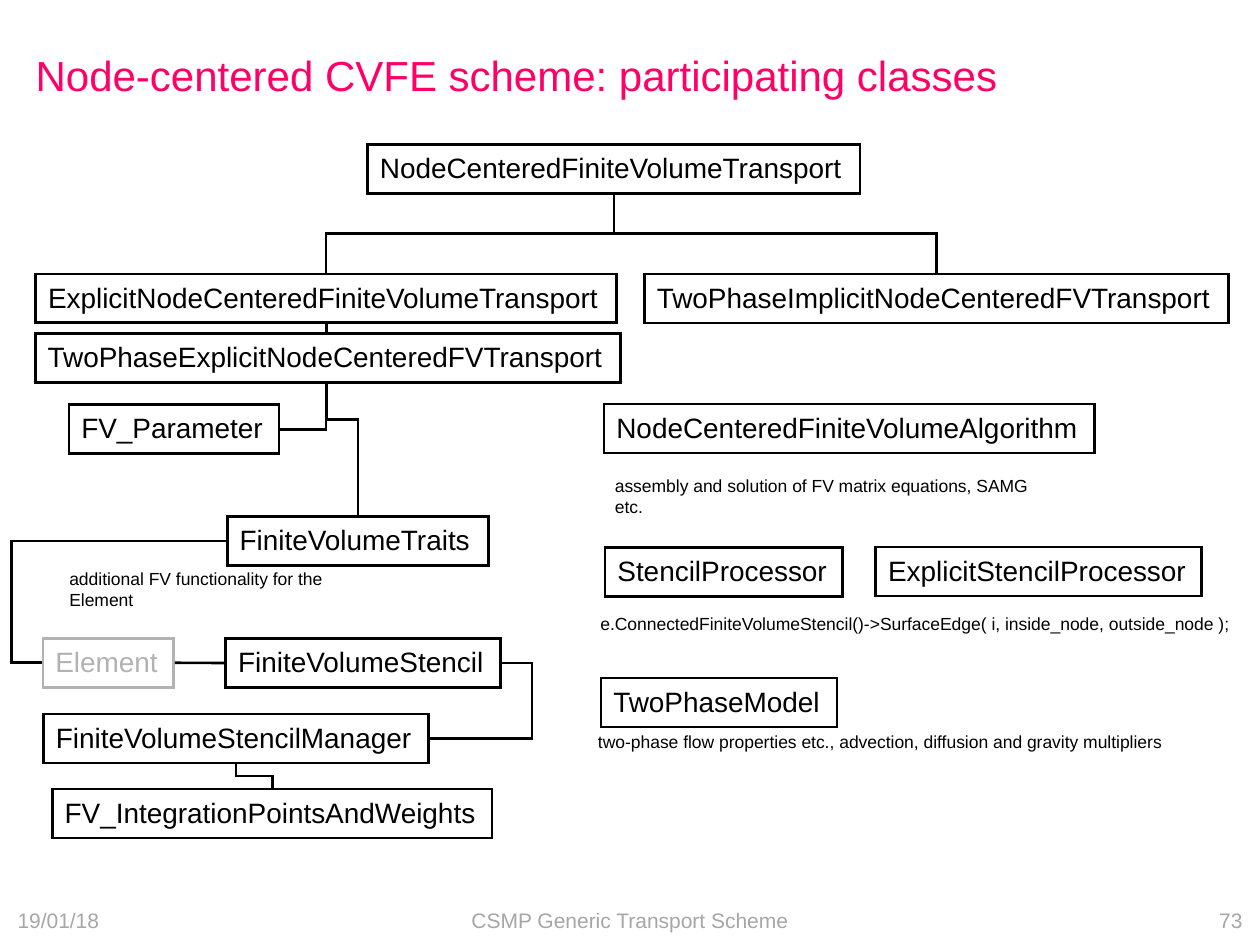
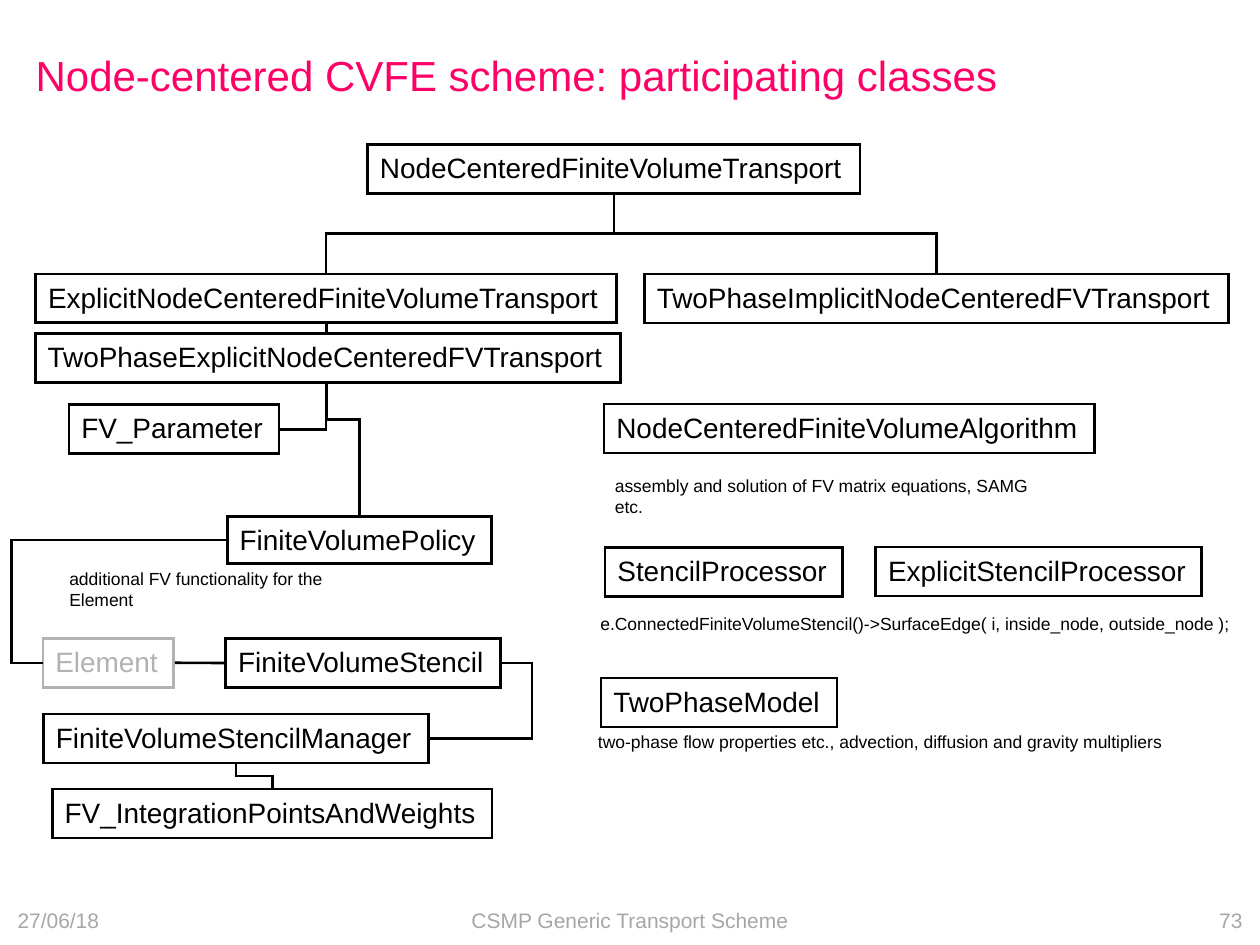
Before and after one commit to openCSMP/openCSMP, a slide deck: slide 73 of doc/SKM2018_Melbourne_transport_scheme.pptx. Drawn at 1260x945 pixels with LibreOffice and Linux fonts; fonts in the diff are those of the drawing. Boxes give left, top, right and bottom in pixels: in the first picture for what was removed or moved away, otherwise in the second. Text is boxed around its words. In the diff, an @@ line names an element or a change of style, - is before the commit and + after.

Commit message:
added class diagram for generic scheme

```diff
--- a/doc/SKM2018_Melbourne_transport_scheme.pptx
+++ b/doc/SKM2018_Melbourne_transport_scheme.pptx
@@ elbow line (326, 323) - (359, 517): route changed @@
@@ text in rectangle at box(240, 529, 476, 556): text changed @@
-FiniteVolumeTraits
+FiniteVolumePolicy
@@ elbow line (227, 541) - (43, 663): route changed @@
@@ text at box(18, 913, 100, 928): text changed @@
-19/01/18
+27/06/18
```
Also in this commit, not shown: 69 other slides changed, 1 other file.
